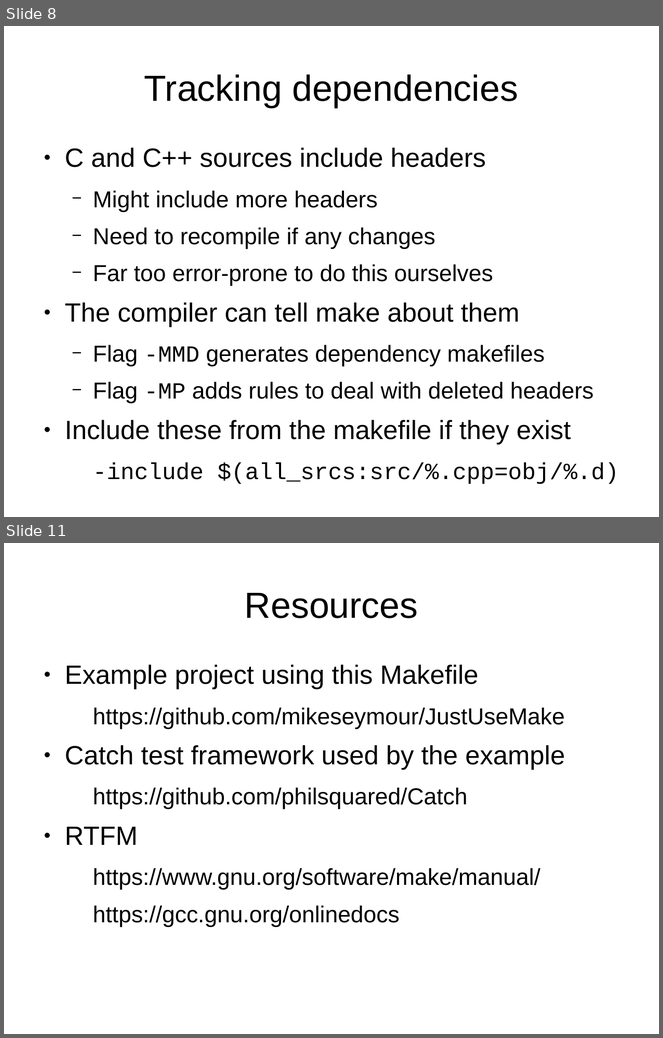
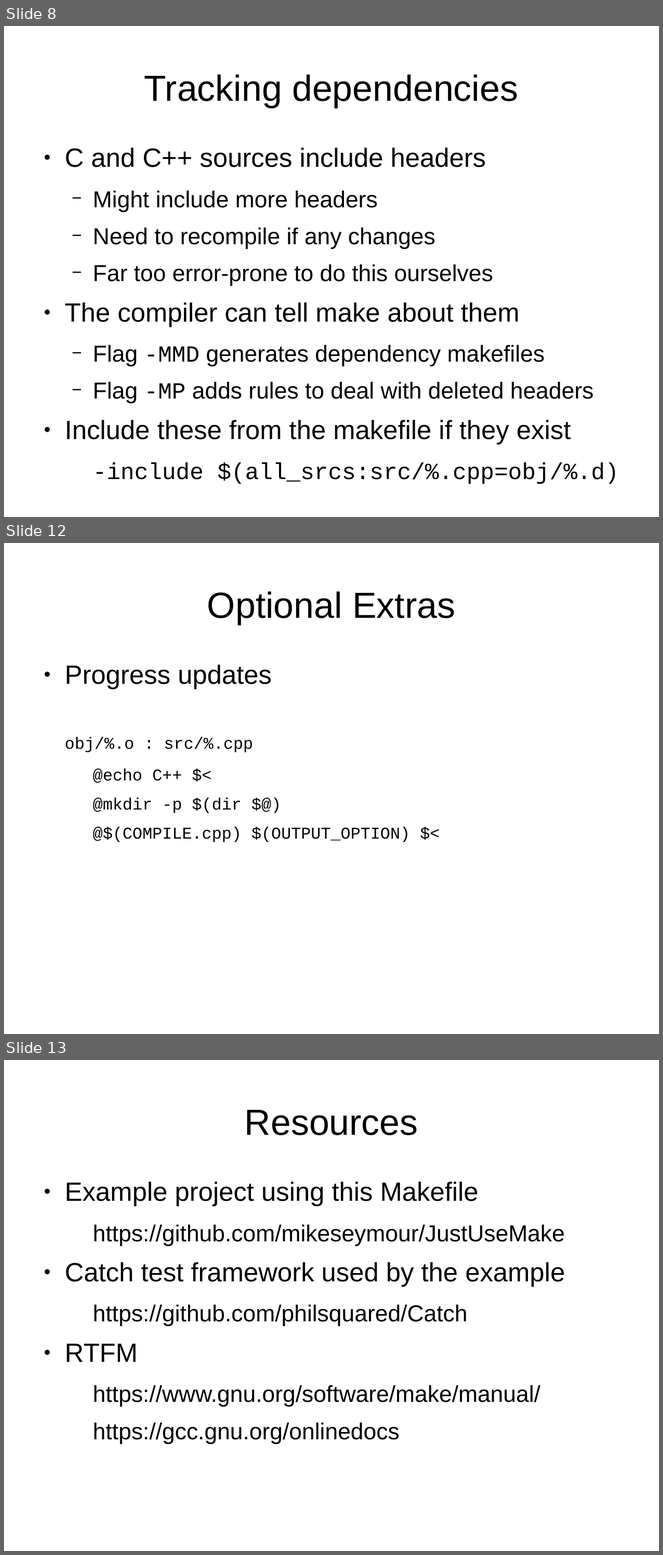
Before and after one commit to mikeseymour/JustUseMake, a slide deck: JustUseMake.odp. Shown one above the other, each under a label of ours: slides 8 and 11 before the commit, slides 8, 12 and 13 after it; the slides between them are not shown. The pictures are 663x1038 and 663x1555 pixels, drawn with LibreOffice and Linux fonts; fonts in the diff are those of the drawing. Boxes give left, top, right and bottom in pixels: in the first picture for what was removed or moved away, otherwise in the second. Text is boxed around its words. In the diff, an @@ line names an element or a change of style, - is before the commit and + after.

```diff
--- a/JustUseMake.odp
+++ b/JustUseMake.odp
@@ slide 12 added at (4, 543, 659, 1034), background #FFFFFF @@
@@ title added at (207, 591, 455, 625), 44 pt, text #000000 @@
+Optional Extras
@@ text added at (65, 665, 410, 843), 20 pt, text #000000 @@
+● Progress updates
+obj/%.o : src/%.cpp
+  @echo C++ $<
+  @mkdir -p $(dir $@)
+  @$(COMPILE.cpp) $(OUTPUT_OPTION) $<
@@ what was slide 11 is now slide 13 @@
```
Also in this commit, not shown: 3 slides changed, 1 other slide added, 1 other file.
